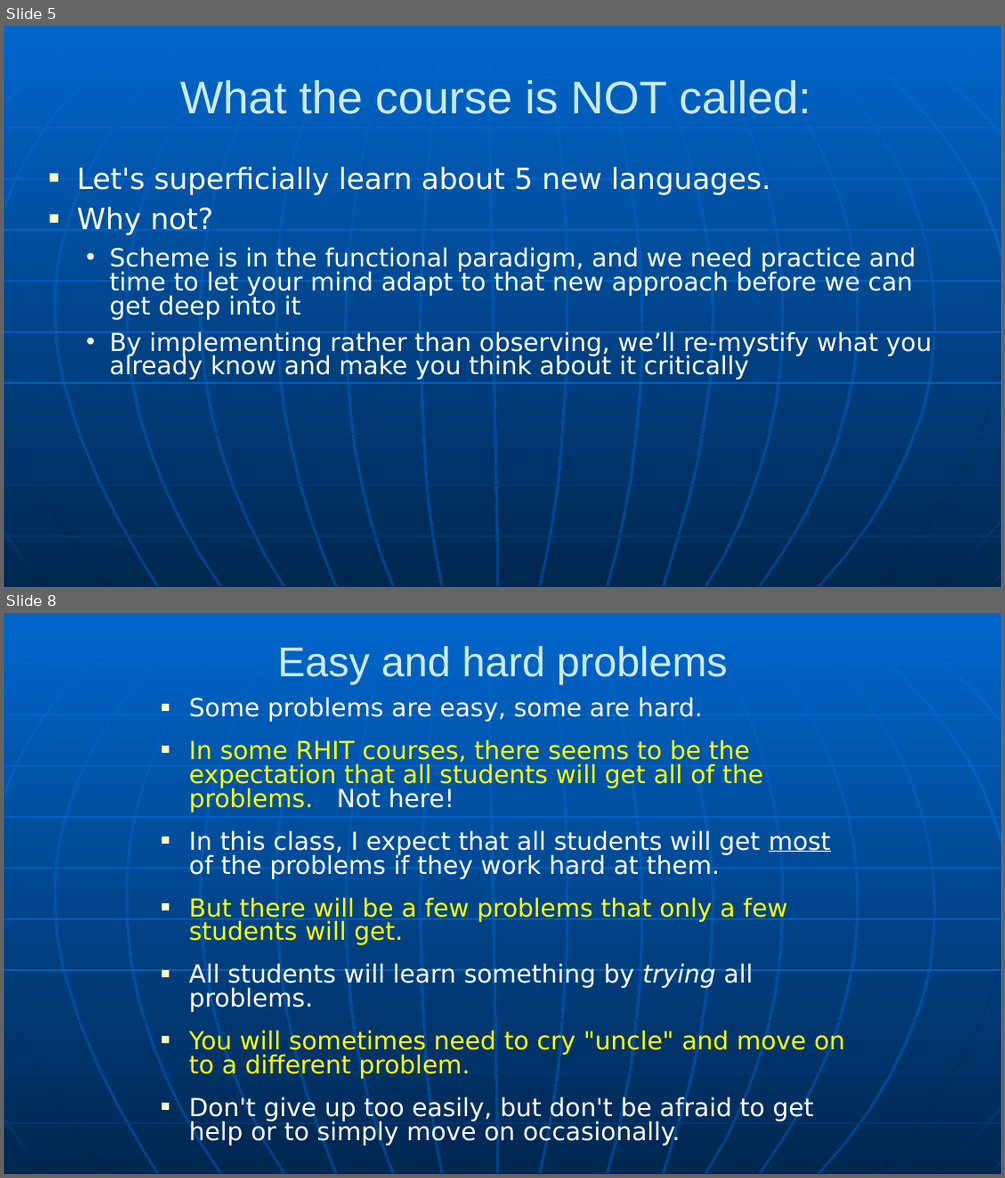
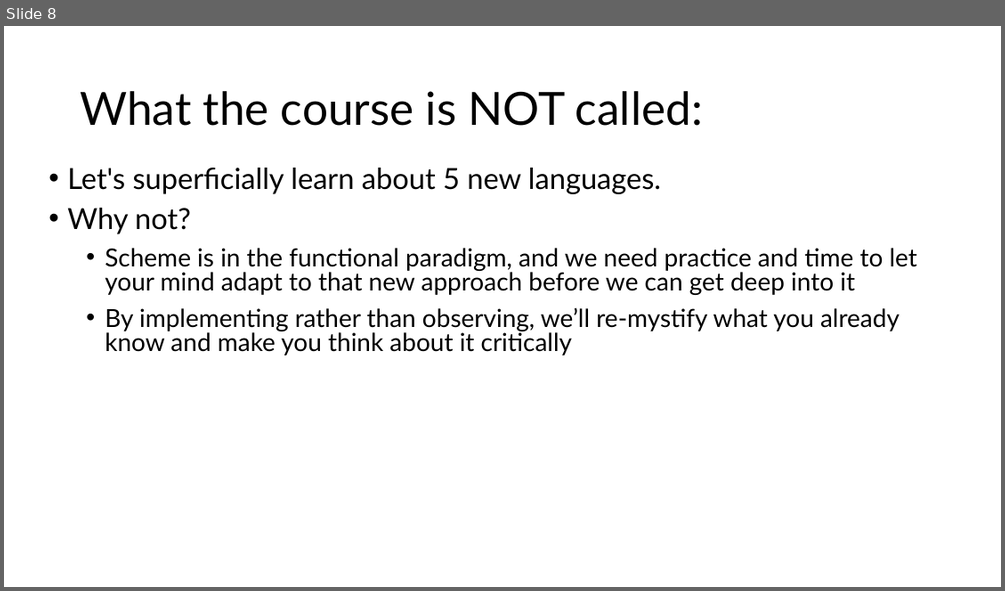
Before and after one commit to RHIT-CSSE/csse304, a slide deck: ClassMaterials/CourseIntro/CWA-intro.pptx. Shown one above the other, each under a label of ours: slides 5 and 8 before the commit, slide 8 after it; the slides between them are not shown. The pictures are 1005x1178 and 1005x591 pixels, drawn with LibreOffice and Linux fonts; fonts in the diff are those of the drawing. Boxes give left, top, right and bottom in pixels: in the first picture for what was removed or moved away, otherwise in the second. Text is boxed around its words. In the diff, an @@ line names an element or a change of style, - is before the commit and + after.

Commit message:
fixes for course intro

```diff
--- a/ClassMaterials/CourseIntro/CWA-intro.pptx
+++ b/ClassMaterials/CourseIntro/CWA-intro.pptx
@@ slide 8 removed at (x1=4, y1=613, x2=1001, y2=1174), background gradient #0066CC to #004488; not listed: 34 template elements that a slide beside it also shows @@
@@ title removed at (x1=277, y1=646, x2=728, y2=684) @@
-Easy and hard problems
@@ text removed at (x1=189, y1=697, x2=845, y2=1145) @@
-■ Some problems are easy, some are hard.
-■ In some RHIT courses, there seems to be the expectation that all students will get all of the problems. Not here!
-■ In this class, I expect that all students will get most of the problems if they work hard at them.
-■ But there will be a few problems that only a few students will get.
-■ All students will learn something by trying all problems.
-■ You will sometimes need to cry "uncle" and move on to a different problem.
-■ Don't give up too easily, but don't be afraid to get help or to simply move on occasionally.
@@ what was slide 5 is now slide 8 @@
@@ slide 8 changed as well @@
@@ background gradient #0066CC to #004488 to #FFFFFF @@
@@ title "What the course is NOT ..." moved from (x1=180, y1=80, x2=810, y2=114) to (x1=80, y1=91, x2=703, y2=126) @@
@@ title "What the course is NOT ..." at (x1=80, y1=91, x2=703, y2=126): font Arial to Lato, text colour #CCECFF to #000000; alignment centre to left; line spacing 1 to 0.9 @@
@@ text "Let's superficially learn about 5 ..." at (x1=67, y1=168, x2=917, y2=355): font DejaVu Sans to Lato, text colour #FFFFFF to #000000; bullet ■ to •; indent changed @@
@@ group removed at (x1=4, y1=26, x2=1001, y2=587): 24 freeform shapes, 10 lines @@
```
Also in this commit, not shown: 7 other slides changed, 5 other slides removed, 2 other files.
